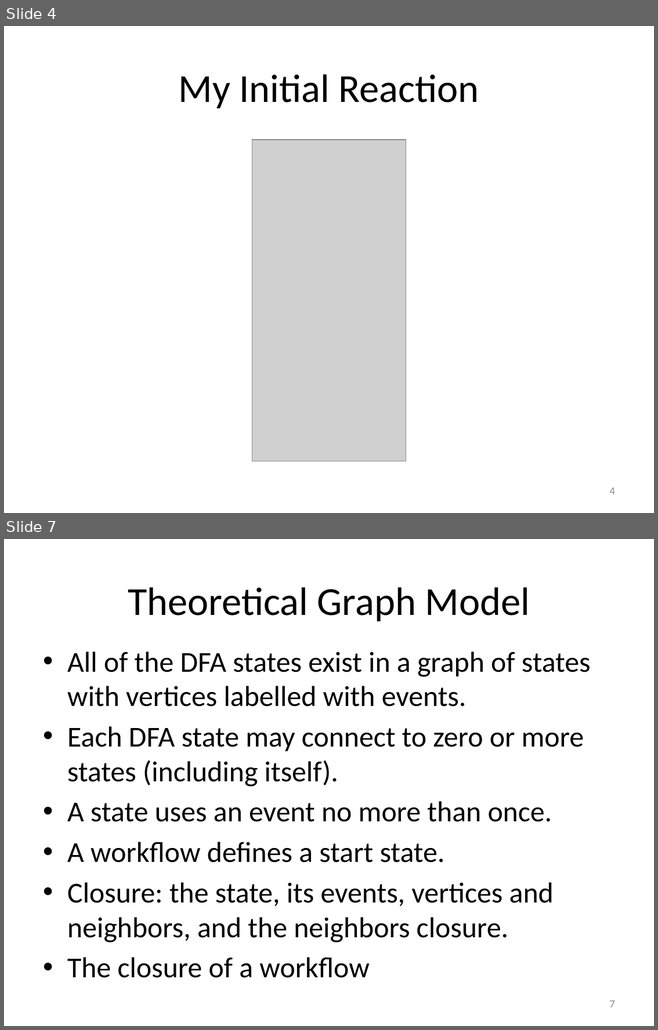
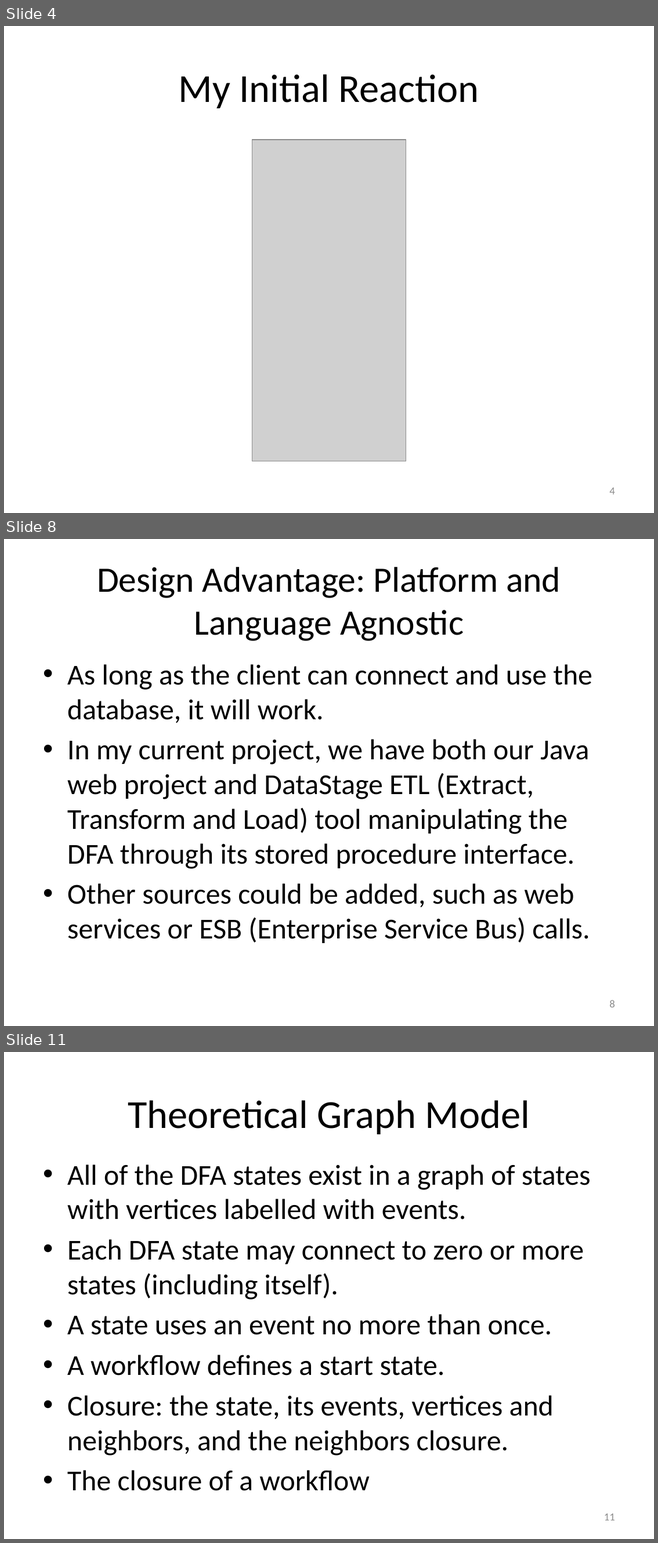
Before and after one commit to RichardRoda/DFA-Workflow-Model, a slide deck: Modeling Workflows with Event Driven DFA.pptx. Shown one above the other, each under a label of ours: slides 4 and 7 before the commit, slides 4, 8 and 11 after it; the slides between them are not shown. The pictures are 658x1030 and 658x1543 pixels, drawn with LibreOffice and Linux fonts; fonts in the diff are those of the drawing; grey boxes stand for pictures. Boxes give left, top, right and bottom in pixels: in the first picture for what was removed or moved away, otherwise in the second. Text is boxed around its words. In the diff, an @@ line names an element or a change of style, - is before the commit and + after.

Commit message:
Add discussion about design advantages and scalability of system.  Add A*BC FSM diagram.

```diff
--- a/Modeling Workflows with Event Driven DFA.pptx
+++ b/Modeling Workflows with Event Driven DFA.pptx
@@ slide 8 added at bbox=[4, 539, 654, 1026], background #FFFFFF @@
@@ title added at bbox=[97, 567, 560, 641], 39.6 pt, text #000000 @@
+Design Advantage: Platform and Language Agnostic
@@ text added at bbox=[67, 664, 592, 943], 32 pt, text #000000 @@
+• As long as the client can connect and use the database, it will work.
+• In my current project, we have both our Java web project and DataStage ETL (Extract, Transform and Load) tool manipulating the DFA through its stored procedure interface.
+• Other sources could be added, such as web services or ESB (Enterprise Service Bus) calls.
@@ page number added at bbox=[609, 1000, 614, 1008], 12 pt, text #8C8C8C @@
+8
@@ what was slide 7 is now slide 11 @@
@@ page number at bbox=[604, 1514, 615, 1521]: text changed @@
-7
+11
```
Also in this commit, not shown: 3 slides changed, 6 other slides added, 2 other files.
